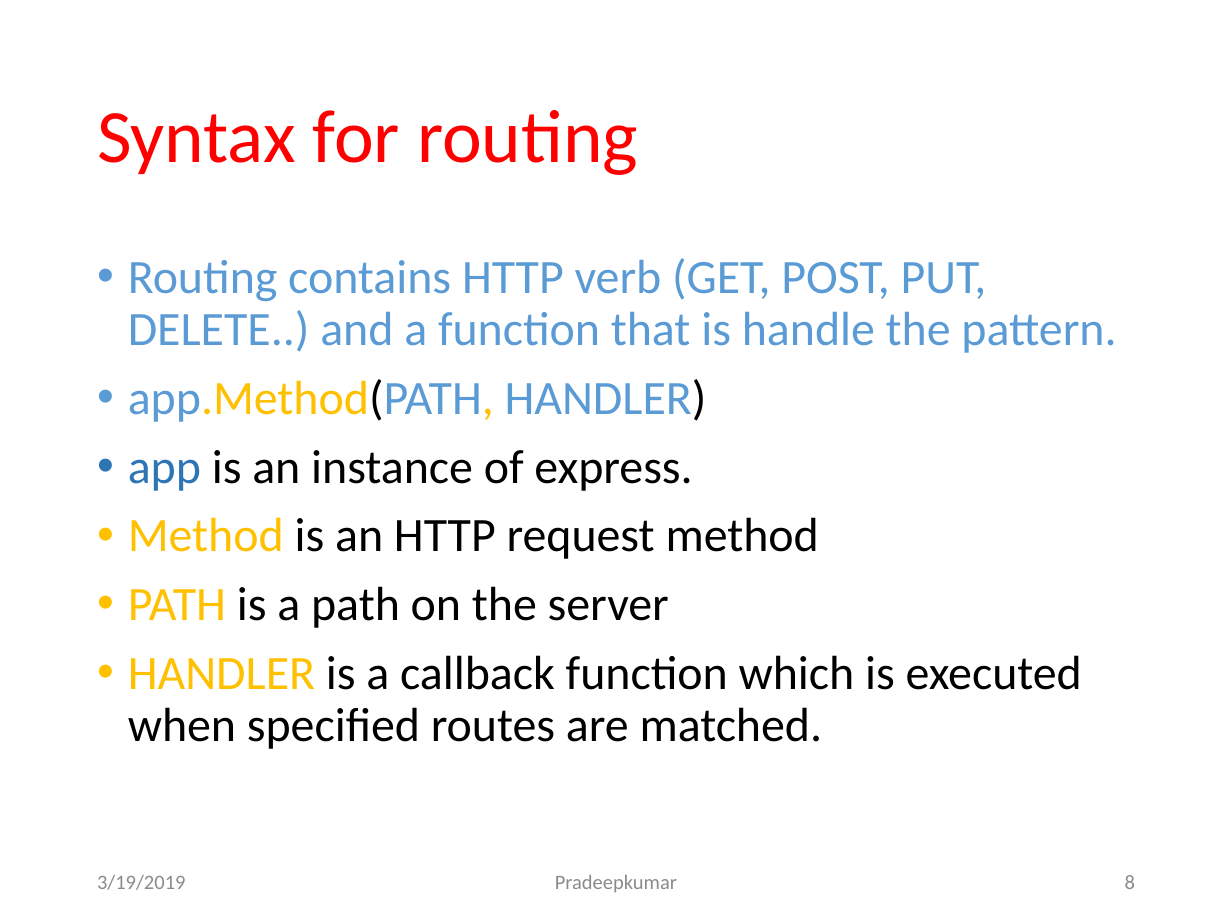
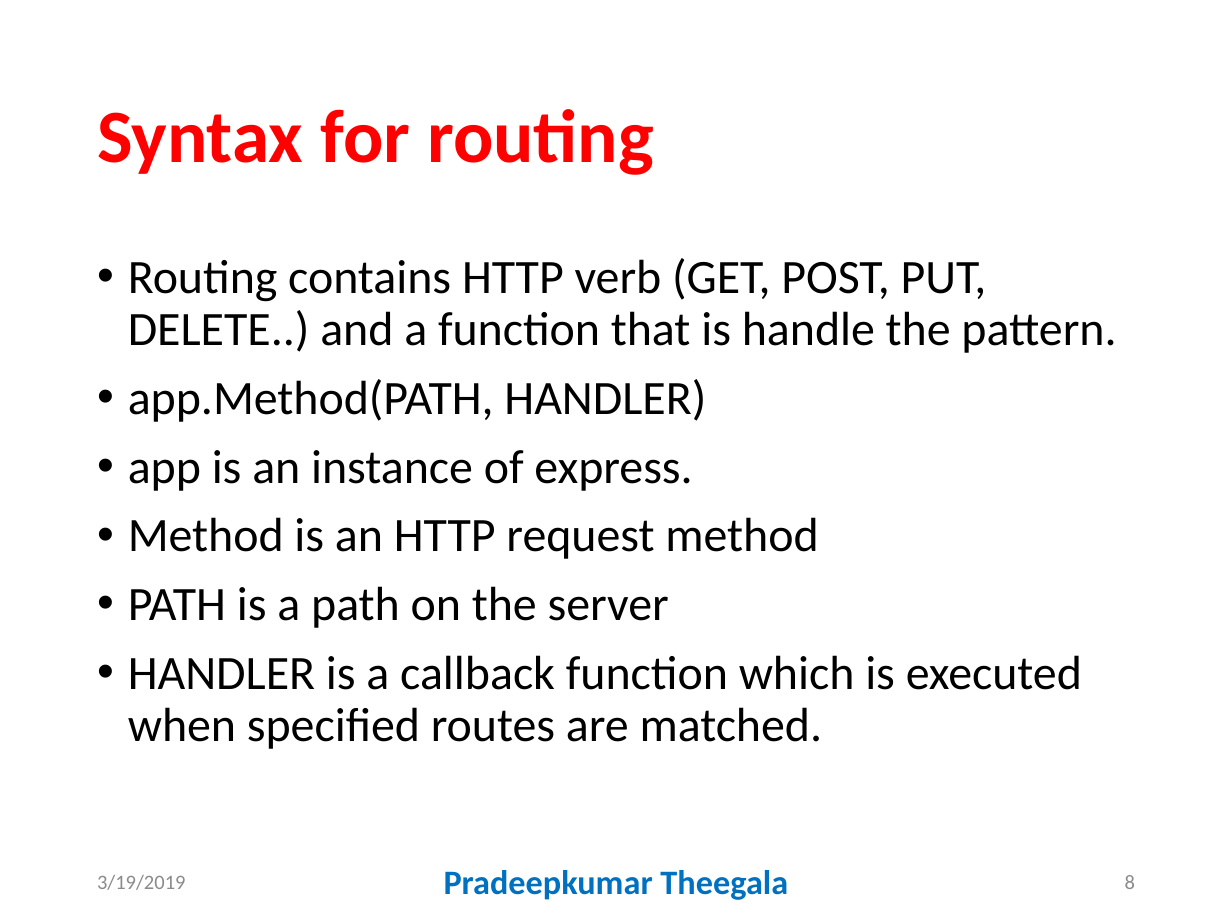
Before and after one commit to GallaPriyanka/routingExpressApp, a slide deck: slide 8 of docs/ws5.pptx. Drawn at 1232x924 pixels with LibreOffice and Linux fonts; fonts in the diff are those of the drawing. Boxes give left, top, right and bottom in pixels: in the first picture for what was removed or moved away, otherwise in the second. Text is boxed around its words. In the diff, an @@ line names an element or a change of style, - is before the commit and + after.

```diff
--- a/docs/ws5.pptx
+++ b/docs/ws5.pptx
@@ title "Syntax for routing" at <box>97,109,654,175</box>: bold on @@
@@ text "Routing contains HTTP verb (GET, ..." at <box>128,258,1116,749</box>: text colour #5B9BD5 to #000000 in "Routing contains HTTP verb (GET, POST, PUT, ...", "app.Method(PATH, HANDLER)"; text colour #FFC000 to #000000 in "app.Method(PATH,", "Method", "PATH", "HANDLER"; text colour #2E75B6 to #000000 in "app" @@
@@ text at <box>444,870,788,900</box>: text changed; size 12 to 20 pt; text colour #8C8C8C to #0070C0; bold on @@
-Pradeepkumar
+Pradeepkumar Theegala
```
Also in this commit, not shown: 15 other slides changed, 4 other files.
